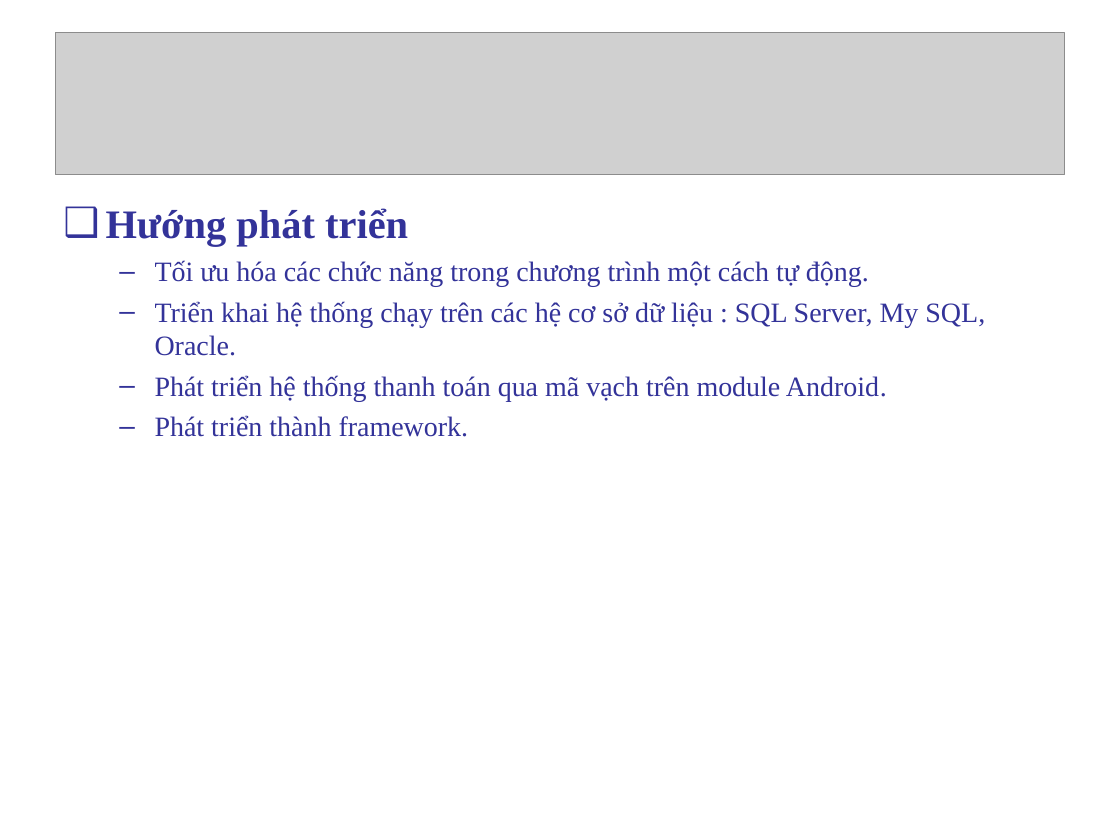
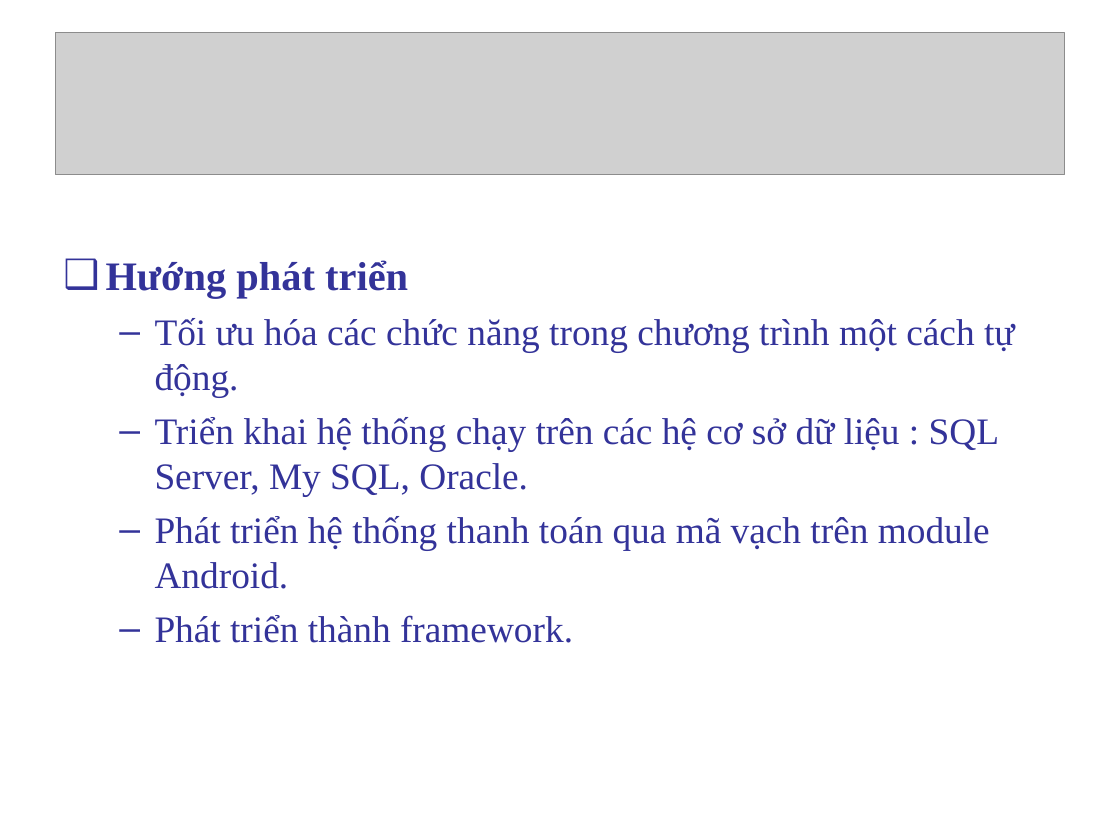
Before and after one commit to ngocho/e-biz, a slide deck: slide 19 of Document/slide_bao_cao.ppt. Drawn at 1120x840 pixels with LibreOffice and Linux fonts; fonts in the diff are those of the drawing; grey boxes stand for pictures; background and template pictures are left out. Boxes give left, top, right and bottom in pixels: in the first picture for what was removed or moved away, otherwise in the second. Text is boxed around its words. In the diff, an @@ line names an element or a change of style, - is before the commit and + after.

```diff
--- a/Document/slide_bao_cao.ppt
+++ b/Document/slide_bao_cao.ppt
@@ text "Hướng phát triển": place and size @@
-text "Hướng phát triển" at [106,208,985,437]
+text "Hướng phát triển" at [106,260,1015,643]
@@ text at [155,318,1015,643]: size 18 to 24 pt; more space between paragraphs @@
```
Also in this commit, not shown: 3 other slides changed, 6 slides added, 6 slides removed.
